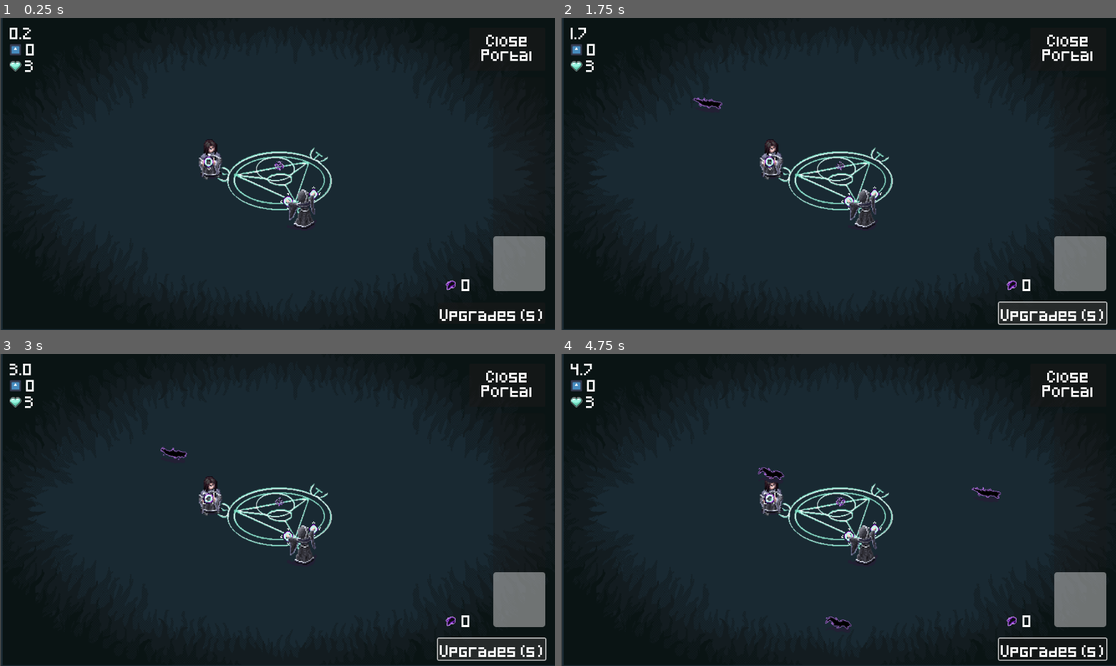
Above: before the commit, frames 1-4 (two rows, left to right).
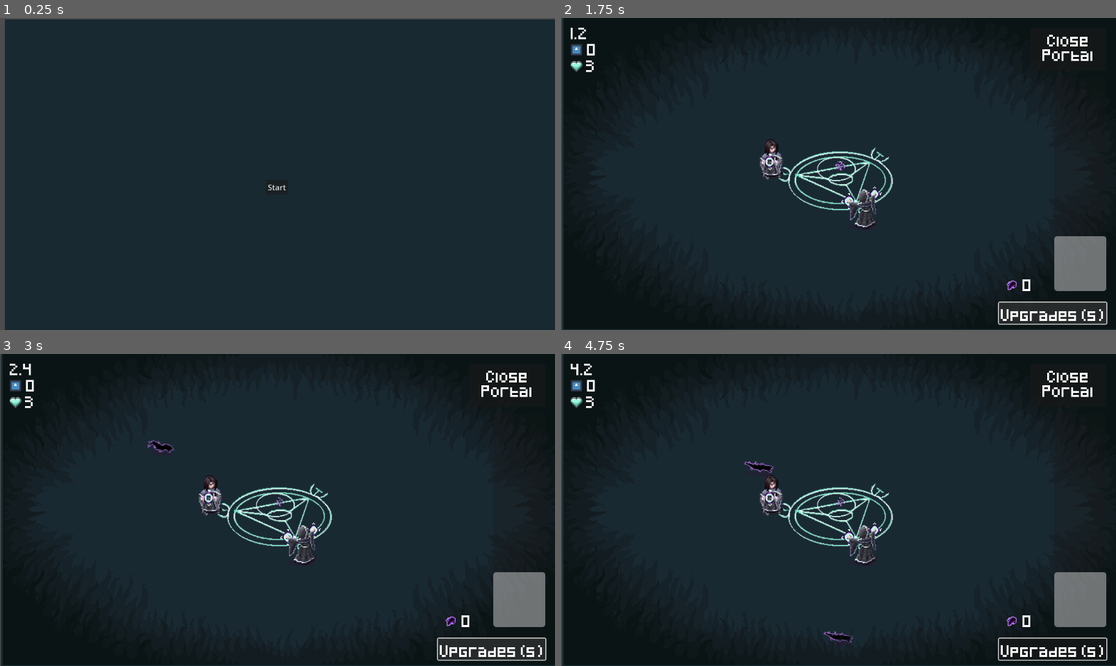
Above: after the commit, the same moments.

Repository: alifeee/loop
Game: Godot game, scene res://scenes/start.tscn
Same seed, same stepped clock (60 frames per second), same inputs: the game is played once before the commit and once after it. Before the commit the project starts from res://scenes/main.tscn. The engine's default icon, where the game draws it, is replaced by a stand-in: a white triangle on a blue panel in a dark square.
Inputs (mouse positions are in pixels of both pictures, inside the frame that each line leads up to):
- Up to frame 1 (0.25 s): no input
- Up to frame 2 (1.75 s): click (838, 186) at 0.5 s, where only the run after the commit has a clickable "Start"; click "Upgrades (s)" at 1.25 s
- Up to frame 3 (3 s): click "Upgrades (s)" at 2 s; click "Upgrades (s)" at 2.75 s
- Up to frame 4 (4.75 s): move the mouse to (960, 494) at 3.52 s; press the mouse at (960, 494) at 3.53 s; move the mouse to (727, 525) at 4.27 s; release the mouse at (727, 525) at 4.28 s; click (727, 525) at 4.35 s

The runs differ from the first frame. In frame 1, 22% of the frame differs, in the area x 0-100%, y 0-100%; in frame 2, 0.2%; in frame 3, 0.6%; in frame 4, 0.9%.

Commit message:
feat: create basic start page

Diff:
--- a/project.godot
+++ b/project.godot
@@ -11,7 +11,7 @@
 [application]
 
 config/name="LOOP"
-run/main_scene="uid://c06e8kqm41gh3"
+run/main_scene="uid://j3dd8v2gcsws"
 config/features=PackedStringArray("4.4", "Forward Plus")
 config/icon="res://icon.svg"
 
--- /dev/null
+++ b/scenes/start.tscn
@@ -0,0 +1,18 @@
+[gd_scene load_steps=3 format=3 uid="uid://j3dd8v2gcsws"]
+
+[ext_resource type="Script" uid="uid://ddb3jq1u8tds2" path="res://scripts/start.gd" id="1_u80x2"]
+[ext_resource type="Texture2D" uid="uid://bx70glaekxydg" path="res://assets/non-animations/background_placeholder.png" id="2_bodal"]
+
+[node name="Start" type="Node2D"]
+script = ExtResource("1_u80x2")
+
+[node name="Sprite2D" type="Sprite2D" parent="."]
+position = Vector2(586, 327)
+texture = ExtResource("2_bodal")
+
+[node name="Button" type="Button" parent="."]
+offset_left = 552.0
+offset_top = 336.0
+offset_right = 598.0
+offset_bottom = 367.0
+text = "Start"
--- a/scripts/demon.gd
+++ b/scripts/demon.gd
@@ -27,6 +27,10 @@
 		distance * sin(walk_angle),
 		distance * cos(walk_angle)
 	)
+	if position.x > 0:
+		$AnimatedSprite2D.flip_h = true
+	elif position.x < 0:
+		$AnimatedSprite2D.flip_h = false
 
 func hit(damage: float):
 	#print("got hit")
--- a/scripts/globals.gd
+++ b/scripts/globals.gd
@@ -7,7 +7,7 @@
 	PAUSED,
 	WIN_SCREEN
 }
-var gamestate = GAMESTATES.PLAYING
+var gamestate = GAMESTATES.START_SCREEN
 
 # signals
 signal reset_game
--- /dev/null
+++ b/scripts/start.gd
@@ -0,0 +1,14 @@
+extends Node2D
+enum GAMESTATES {
+	START_SCREEN,
+	PLAYING,
+	PAUSED,
+	WIN_SCREEN
+}
+func _ready():
+	$Button.pressed.connect(_on_start_button_pressed)
+
+func _on_start_button_pressed():
+	var game_scene = preload("res://scenes/main.tscn")  # Change to your actual game scene path
+	get_tree().change_scene_to_packed(game_scene)
+	Globals.gamestate = GAMESTATES.PLAYING
Not shown, added: scripts/start.gd.uid
